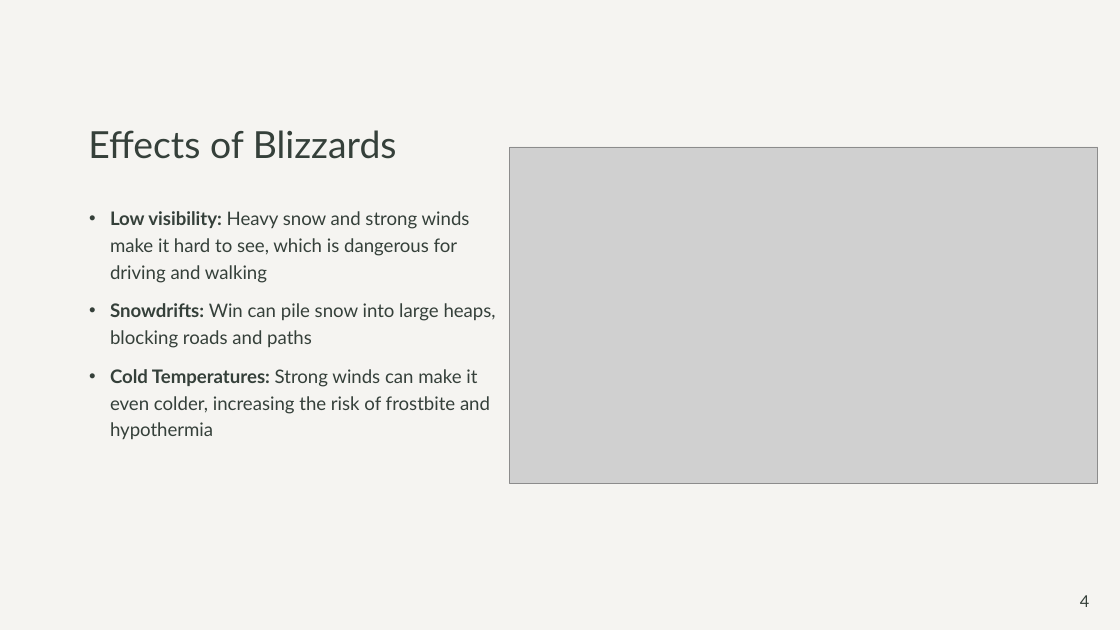
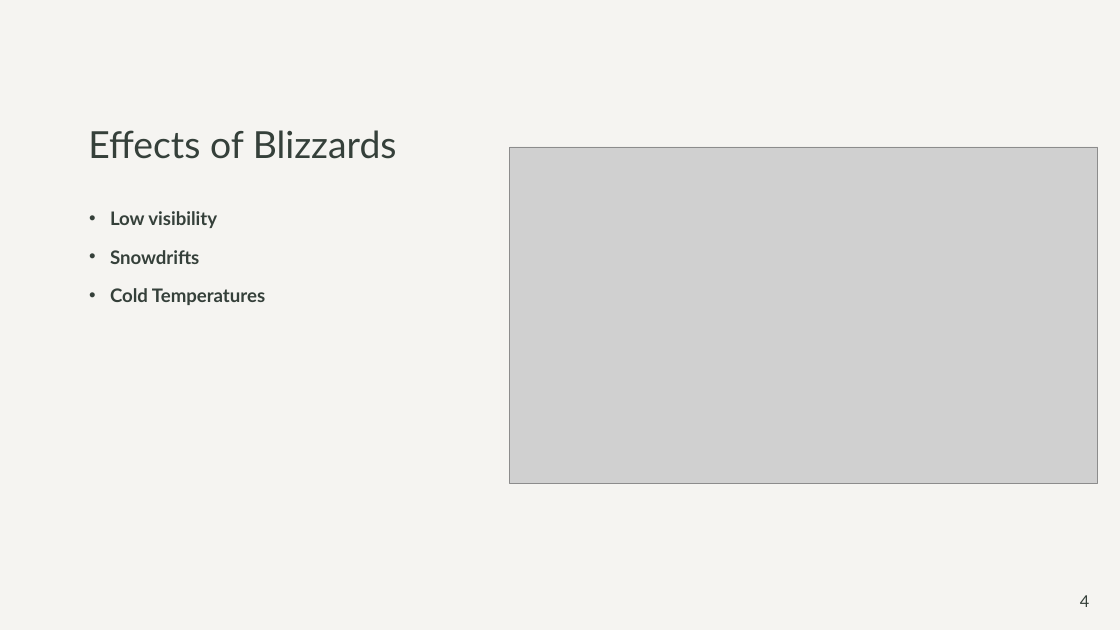
Before and after one commit to DobryDzus/PHP_hostivar, a slide deck: slide 5 of blizzard.pptx. Drawn at 1120x630 pixels with LibreOffice and Linux fonts; fonts in the diff are those of the drawing; grey boxes stand for pictures. Boxes give left, top, right and bottom in pixels: in the first picture for what was removed or moved away, otherwise in the second. Text is boxed around its words. In the diff, an @@ line names an element or a change of style, - is before the commit and + after.

```diff
--- a/blizzard.pptx
+++ b/blizzard.pptx
@@ text at (110, 211, 265, 305): text changed; bold on @@
-• Low visibility: Heavy snow and strong winds make it hard to see, which is dangerous for driving and walking
-• Snowdrifts: Win can pile snow into large heaps, blocking roads and paths
-• Cold Temperatures: Strong winds can make it even colder, increasing the risk of frostbite and hypothermia
+• Low visibility
+• Snowdrifts
+• Cold Temperatures
```
Also in this commit, not shown: 4 other slides changed.
